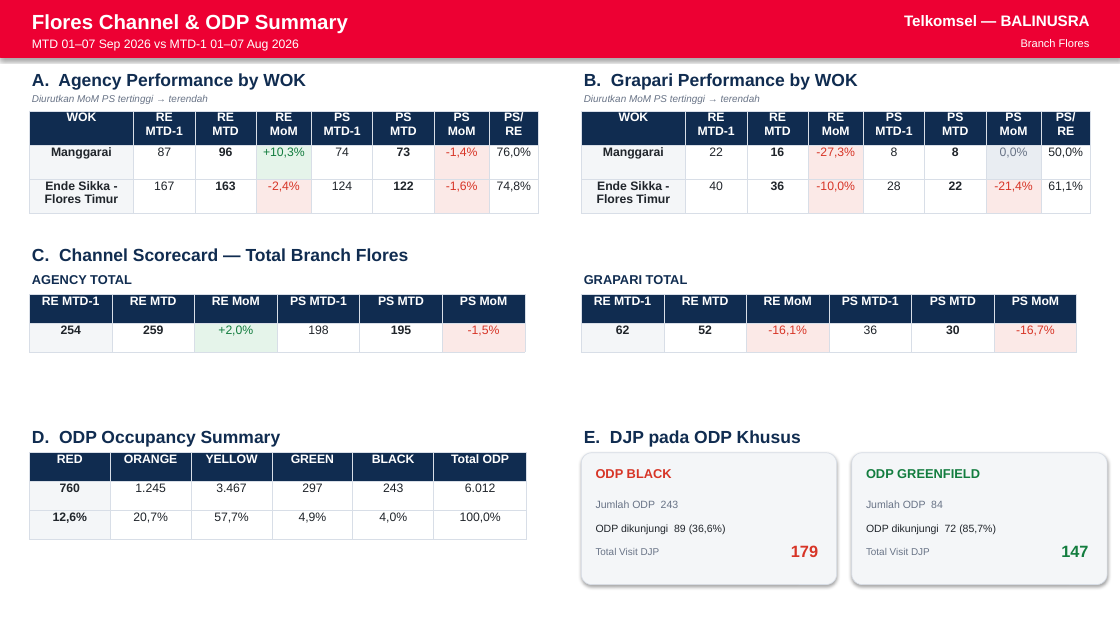
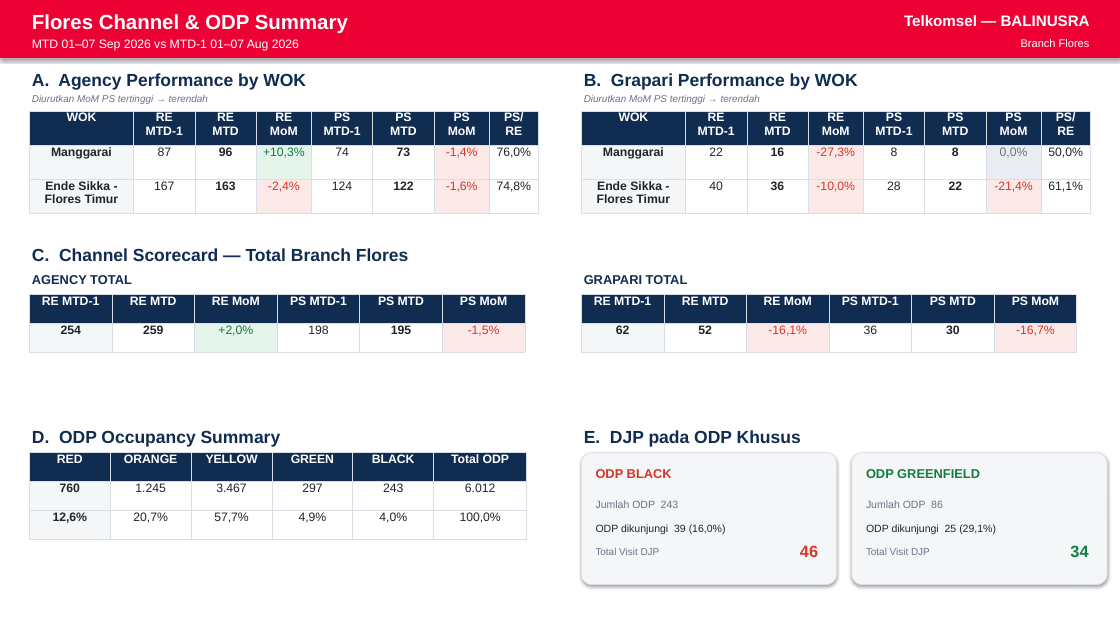
Before and after one commit to linktreehhbalnus-eng/wow_balnus, a slide deck: slide 4 of reports/BRANCH_FLORES_PERFORMANCE_SUMMARY_20260907_INARA.pptx. Drawn at 1120x630 pixels with LibreOffice and Linux fonts; fonts in the diff are those of the drawing. Boxes give left, top, right and bottom in pixels: in the first picture for what was removed or moved away, otherwise in the second. Text is boxed around its words. In the diff, an @@ line names an element or a change of style, - is before the commit and + after.

```diff
--- a/reports/BRANCH_FLORES_PERFORMANCE_SUMMARY_20260907_INARA.pptx
+++ b/reports/BRANCH_FLORES_PERFORMANCE_SUMMARY_20260907_INARA.pptx
@@ text at <box>866,500,943,508</box>: text changed @@
-Jumlah ODP 84
+Jumlah ODP 86
@@ text at <box>596,524,726,534</box>: text changed @@
-ODP dikunjungi 89 (36,6%)
+ODP dikunjungi 39 (16,0%)
@@ text at <box>866,524,996,534</box>: text changed @@
-ODP dikunjungi 72 (85,7%)
+ODP dikunjungi 25 (29,1%)
@@ text at <box>800,545,818,557</box>: text changed @@
-179
+46
@@ text at <box>1070,545,1088,557</box>: text changed @@
-147
+34
```
Also in this commit, not shown: 12 other files.
